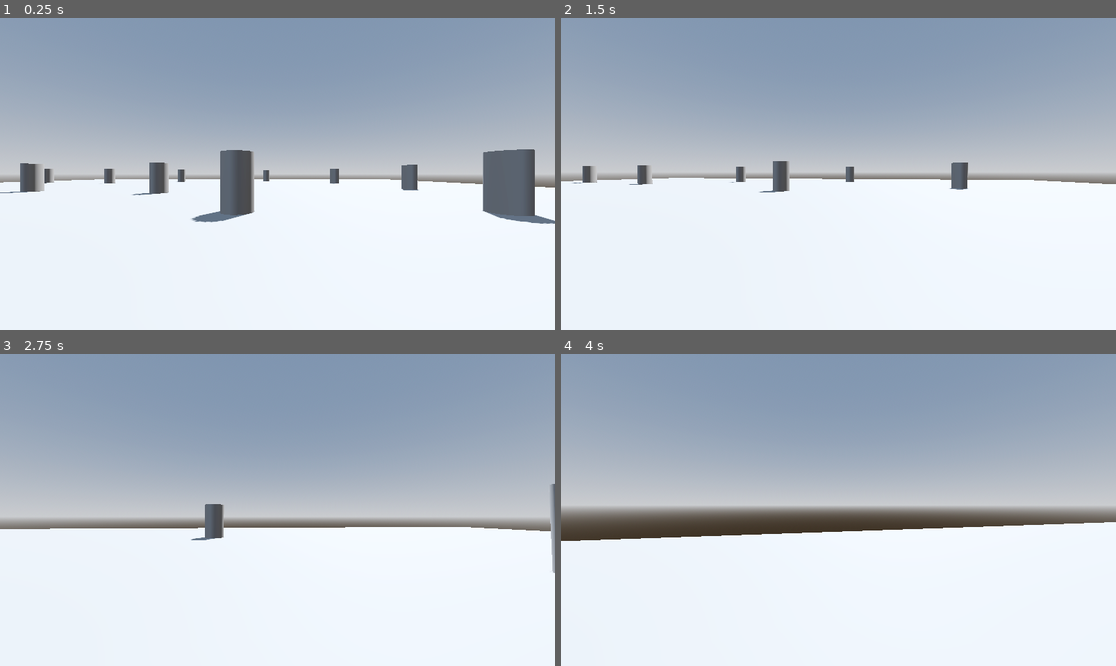
Above: before the commit, frames 1-4 (two rows, left to right).
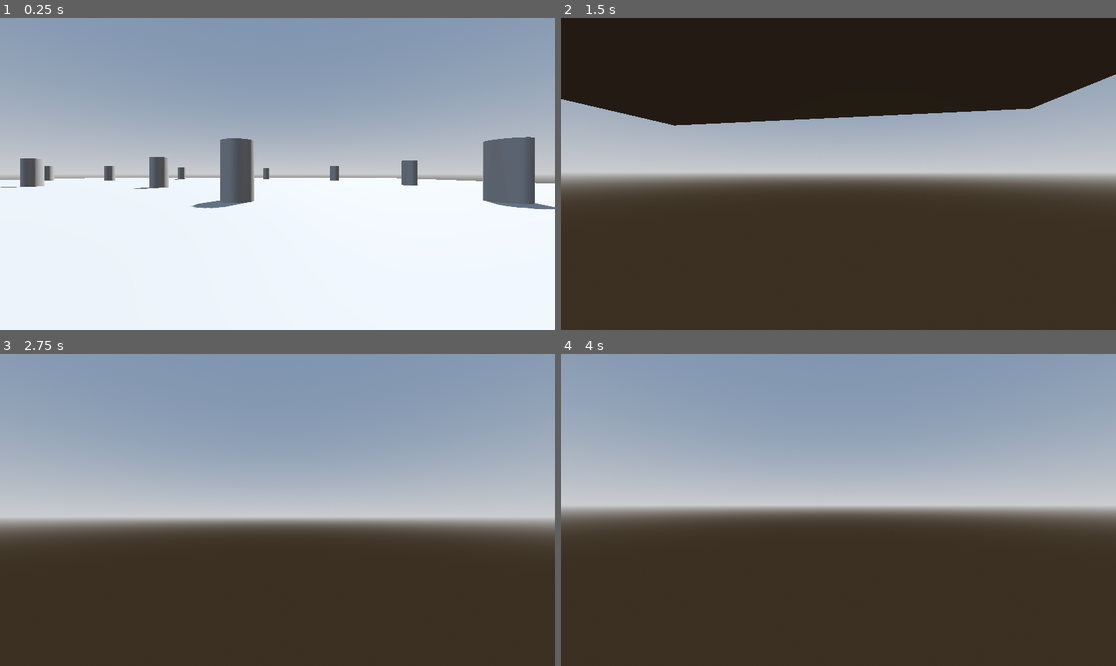
Above: after the commit, the same moments.

Repository: ao-rodrigues/simple-fpp
Game: Godot game, scene res://sandbox.tscn
Same seed, same stepped clock (60 frames per second), same inputs: the game is played once before the commit and once after it.
Inputs (mouse positions are in pixels of both pictures, inside the frame that each line leads up to):
- Up to frame 1 (0.25 s): no input
- Up to frame 2 (1.5 s): move the mouse to (866, 174) at 0.52 s; press the mouse at (866, 174) at 0.53 s; hold W (move_forward) from 0.53 s (still down); tap Space (jump) at 0.77, 0.8, 1.07, 1.35 s; move the mouse to (810, 174) at 1.27 s; release the mouse at (810, 174) at 1.28 s
- Up to frame 3 (2.75 s): keep holding W (move_forward); tap Space (jump) at 1.52, 1.82, 2.3 s; click (249, 510) at 1.55 s; move the mouse to (288, 503) at 2.02 s; press the mouse at (288, 503) at 2.03 s
- Up to frame 4 (4 s): keep holding W (move_forward); move the mouse to (832, 516) at 2.77 s; release the mouse at (832, 516) at 2.78 s; tap Shift (sprint) at 2.85 s; tap Space (jump) at 3.02, 3.32, 3.77, 3.8 s; click (832, 516) at 3.05 s; move the mouse to (877, 513) at 3.52 s; press the mouse at (877, 513) at 3.53 s

The runs differ from the first frame. In frame 1, 2.5% of the frame differs, in the area x 0-100%, y 38-66%; in frame 2, 79%, in the area x 0-100%, y 0-100%; in frame 3, 45%; in frame 4, 43%.

Commit message:
Implement jumping

Diff:
--- a/player.gd
+++ b/player.gd
@@ -6,16 +6,22 @@
 @export_range(1, 35, 1) var base_speed: float = 10
 @export_range(10, 400, 1) var acceleration: float = 100
 @export var sprint_multiplier: float = 1.3
+@export_range(0.1, 3, 0.1) var jump_height: float = 1
 
 @export_range(0.1, 3.0, 0.1, "or_greater") var camera_sensitivity: float = 1
 @export_range(0.001, 0.01, 0.001) var mouse_camera_sensitivity_modifier: float = 0.001
 
 var _mouse_captured: bool
 var _look_dir: Vector2
+var _is_jumping: bool
+
 var _walk_vel: Vector3
+var _gravity_vel: Vector3
+var _jump_vel: Vector3
 
 @onready var _camera: Camera3D = $CameraPivot/Camera
 @onready var _camera_pivot: Node3D = $CameraPivot
+@onready var _gravity_value: float = ProjectSettings.get_setting("physics/3d/default_gravity")
 
 func _ready() -> void:
 	_capture_mouse()
@@ -25,18 +31,20 @@
 		_look_dir = event.relative
 		if _mouse_captured:
 			_rotate_camera(mouse_camera_sensitivity_modifier)
-	if Input.is_action_pressed(&"capture_mouse"):
+	if Input.is_action_just_pressed(&"capture_mouse"):
 		_capture_mouse()
-	if Input.is_action_pressed(&"release_mouse"):
+	if Input.is_action_just_pressed(&"release_mouse"):
 		_release_mouse()
-	if Input.is_action_pressed(&"exit"):
+	if Input.is_action_just_pressed(&"exit"):
 		get_tree().quit()
 
 func _physics_process(delta: float) -> void:
+	if Input.is_action_just_pressed(&"jump"):
+		_is_jumping = true
 	if _mouse_captured:
 		_handle_joypad_camera_rotation(delta)
 
-	velocity = _walk(delta)
+	velocity = _walk(delta) + _gravity(delta) + _jump(delta)
 	move_and_slide()
 
 func _capture_mouse() -> void:
@@ -71,3 +79,17 @@
 
 	_walk_vel = _walk_vel.move_toward(walk_dir * speed * move_dir.length(), acceleration * delta)
 	return _walk_vel
+
+func _gravity(delta: float) -> Vector3:
+	_gravity_vel = Vector3.ZERO if is_on_floor() else _gravity_vel.move_toward(Vector3(0, velocity.y - _gravity_value, 0), _gravity_value * delta)
+	return _gravity_vel
+
+func _jump(delta: float) -> Vector3:
+	if _is_jumping:
+		if is_on_floor():
+			_jump_vel = Vector3(0, sqrt(4 * jump_height * _gravity_value), 0)
+		_is_jumping = false
+		return _jump_vel
+
+	_jump_vel = Vector3.ZERO if is_on_floor() or is_on_ceiling_only() else _jump_vel.move_toward(Vector3.ZERO, _gravity_value * delta)
+	return _jump_vel
--- a/project.godot
+++ b/project.godot
@@ -54,11 +54,13 @@
 jump={
 "deadzone": 0.2,
 "events": [Object(InputEventKey,"resource_local_to_scene":false,"resource_name":"","device":-1,"window_id":0,"alt_press …(191 unchanged characters)…
+, Object(InputEventJoypadButton,"resource_local_to_scene":false,"resource_name":"","device":-1,"button_index":0,"pressure":0.0,"pressed":false,"script":null)
 ]
 }
 sprint={
 "deadzone": 0.2,
 "events": [Object(InputEventKey,"resource_local_to_scene":false,"resource_name":"","device":-1,"window_id":0,"alt_press …(195 unchanged characters)…
+, Object(InputEventJoypadButton,"resource_local_to_scene":false,"resource_name":"","device":-1,"button_index":1,"pressure":0.0,"pressed":false,"script":null)
 ]
 }
 look_up={
